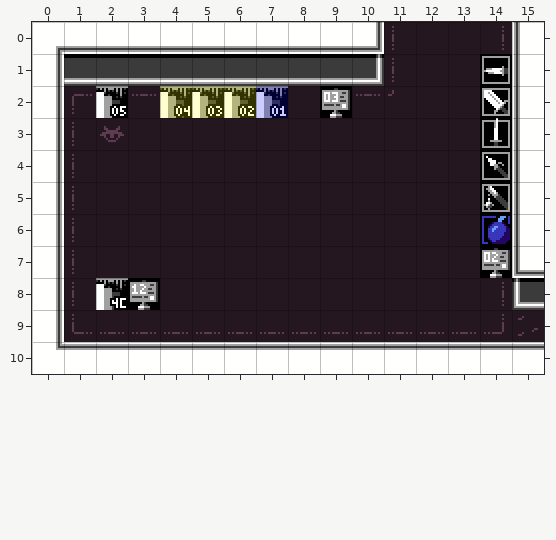
Two versions of a level (Tiled map, art/rooms/Hub/DebugRoom1.tmx). Above is the file before it was changed.
Cells are 16x16 px. Shown: x 0..15, y 0..10.
New version:
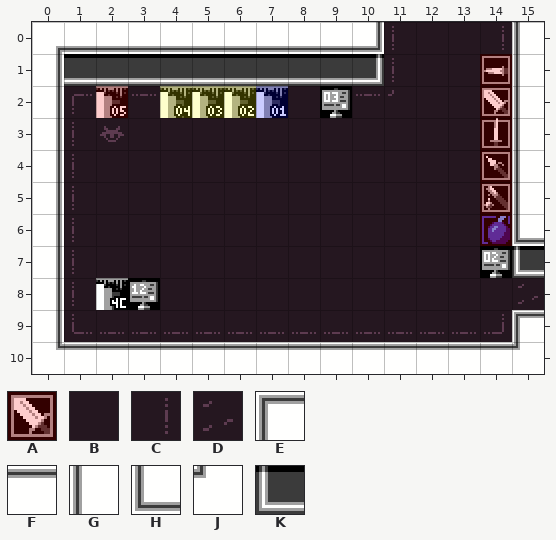
Key: from "Attributes": A 3; from "DiscoFloorTiles": B 0 "floor", C 11 "floor", D 23 "floor"; from "MapTiles": E 192 "map", F 193 "map", G 208 "map", H 224 "map", J 228 "map", K 240 "map".
_ is an empty cell.
See-through tiles are keyed as they look on the map.
Change:
Layer "Base":
Tile B replaces tile C in row 8 at x 14.
Tile D replaces tile K in row 8 at x 15.
Tile E replaces tile D in row 9 at x 15.
Tile H replaces tile G in row 6 at x 15.
Tile J replaces tile F in row 10 at x 15.
Tile K replaces tile H in row 7 at x 15.
Layer "Attributes":
Tile A is added in row 1 at x 14; in row 2 at x 2 and 14; in rows 3 to 6 at x 14.
Where, in picture pixels (left, top, right, bottom), the same in both pictures:
changed: (480, 54, 544, 350)
added: (96, 86, 128, 118)
